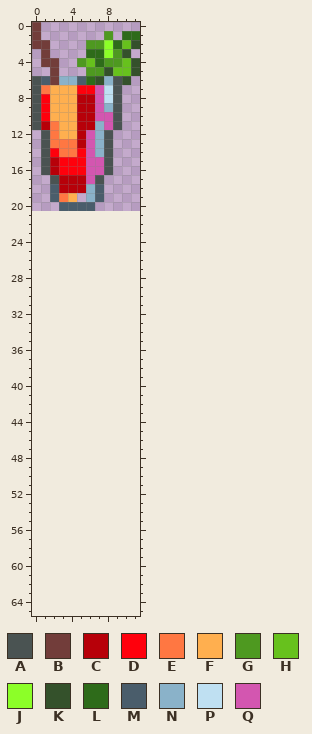
One commit to this sprite sheet: Sources/Modules/FoodModule/Items/ModDrink/WaterMelonJuice.png. Above is the file before it was changed.
The file is 24x42 pixels, drawn in blocks of 2x2; one block is one cell here. The old version is drawn lined up with the new one, on the new canvas.
Palette (. is transparent): A #4a5352  B #723d3a  C #b70009  D #ff000c  E #ff7742  F #ffaf4f  G #4e9920  H #67c11d  J #8cff28  K #34512b  L #2e6b1a  M #4a5d6b  N #8ab2c9  P #bfe0f2  Q #d356b0
Pixels before, first column x 0:
 0 B...........
 1 B.......G.LL
 2 BB....GGJLHK
 3 .B....LLJGK.
 4 .BB..GHLGGHK
 5 ..B...GGKHHK
 6 AMBNNMLKNAK.
 7 AEFFFDDQPA..
 8 ADFFFCCQPA..
 9 ADFFFCCQNA..
10 ADFFFCCQQA..
11 ACEFFCCNQA..
12 .AEFFCQNA...
13 .AEEECQNA...
14 .ADEEDQNA...
15 .ACDDDQQA...
16 .ACDDDQQA...
17 ..ACCCQA....
18 ..MCCCNM....
19 ..MEF.NM....
20 ...MMMM.....
New version:
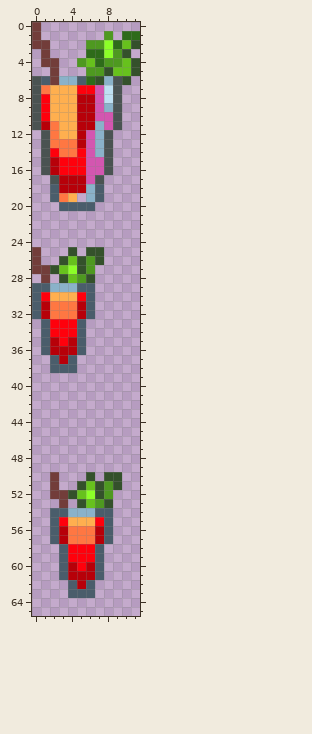
The exact change:
canvas 12x21 -> 12x66
There is now colour B in rows 25 to 26 at x 0; in row 27 at x 0 to 1; in row 28 at x 1; in rows 50 to 51 at x 2; in row 52 at x 2 to 3; in row 53 at x 3.
There is now colour C in rows 31 to 32 at x 1 and 5; in row 35 at x 2 and 4; in row 36 at x 2 to 4; in row 37 at x 3; in rows 56 to 57 at x 3 and 7; in row 60 at x 4 and 6.
There is now colour C in row 61 at x 4 to 6; in row 62 at x 5.
There is now colour D in row 30 at x 1 and 5; in rows 33 to 34 at x 2 to 4; in row 35 at x 3; in row 55 at x 3 and 7; in rows 58 to 59 at x 4 to 6; in row 60 at x 5.
There is now colour E in rows 31 to 32 at x 2 to 4; in rows 56 to 57 at x 4 to 6.
There is now colour F in row 30 at x 2 to 4; in row 55 at x 4 to 6.
There is now colour G in rows 26 to 27 at x 6; in row 28 at x 5; in rows 51 to 52 at x 8; in row 53 at x 7.
There is now colour H in row 26 at x 4; in row 27 at x 3; in row 28 at x 4; in row 51 at x 6; in row 52 at x 5; in row 53 at x 6.
There is now colour J in row 27 at x 4; in row 52 at x 6.
There is now colour K in row 25 at x 4 and 6 to 7; in row 26 at x 3, 5 and 7; in row 27 at x 2 and 5; in row 28 at x 3 and 6; in row 50 at x 6 and 8 to 9; in row 51 at x 5, 7 and 9.
There is now colour K in row 52 at x 4 and 7; in row 53 at x 5 and 8.
There is now colour M in row 29 at x 0 to 1 and 5 to 6; in rows 30 to 32 at x 0 and 6; in rows 33 to 36 at x 1 and 5; in row 37 at x 2 and 4; in row 38 at x 2 to 4; in row 54 at x 2 to 3 and 7 to 8.
There is now colour M in rows 55 to 57 at x 2 and 8; in rows 58 to 61 at x 3 and 7; in row 62 at x 4 and 6; in row 63 at x 4 to 6.
There is now colour N in row 29 at x 2 to 4; in row 54 at x 4 to 6.
Pixel boxes of the changes (left, top, right, bottom) in both pictures:
added: (32, 247, 104, 373)
added: (50, 472, 122, 598)
